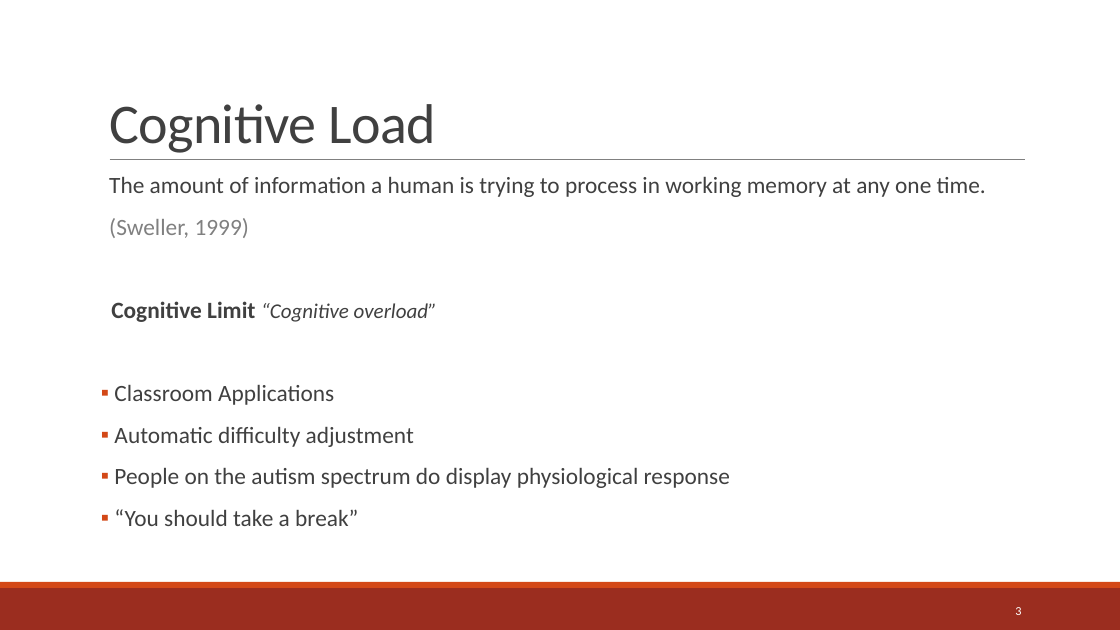
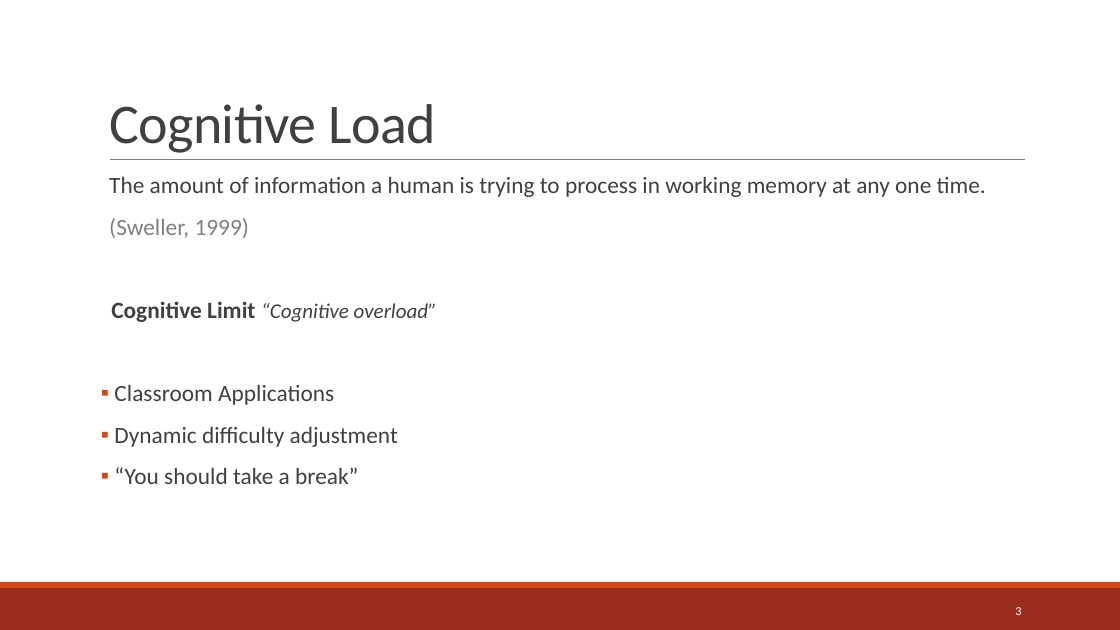
Before and after one commit to Rahazan/AI-BSc-Thesis, a slide deck: slide 3 of presentation/BSc Presentation GZ.pptx. Drawn at 1120x630 pixels with LibreOffice and Linux fonts; fonts in the diff are those of the drawing. Boxes give left, top, right and bottom in pixels: in the first picture for what was removed or moved away, otherwise in the second. Text is boxed around its words. In the diff, an @@ line names an element or a change of style, - is before the commit and + after.

Commit message:
Presentation++

```diff
--- a/presentation/BSc Presentation GZ.pptx
+++ b/presentation/BSc Presentation GZ.pptx
@@ text at (x1=114, y1=427, x2=398, y2=447): text changed @@
-▪ Automatic difficulty adjustment
-▪ People on the autism spectrum do display physiological response
+▪ Dynamic difficulty adjustment
```
Also in this commit, not shown: 2 other slides changed, 2 other files.
